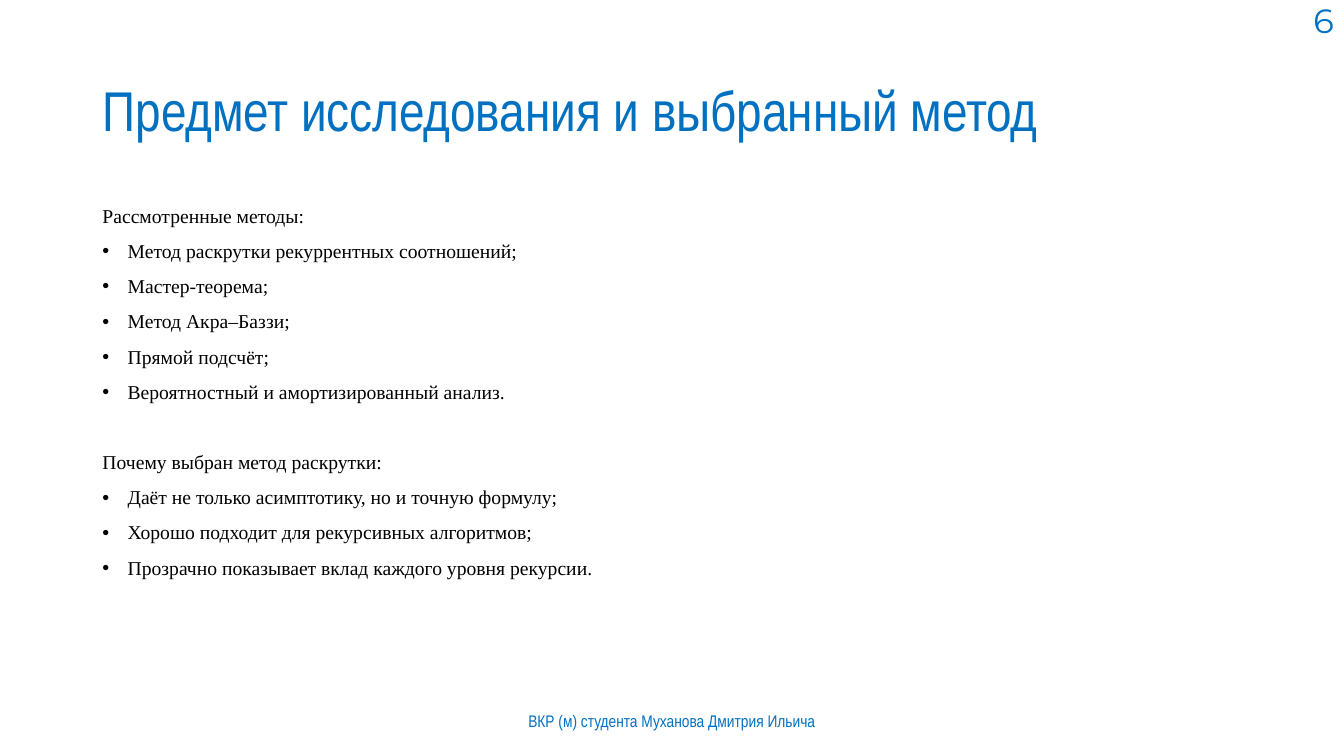
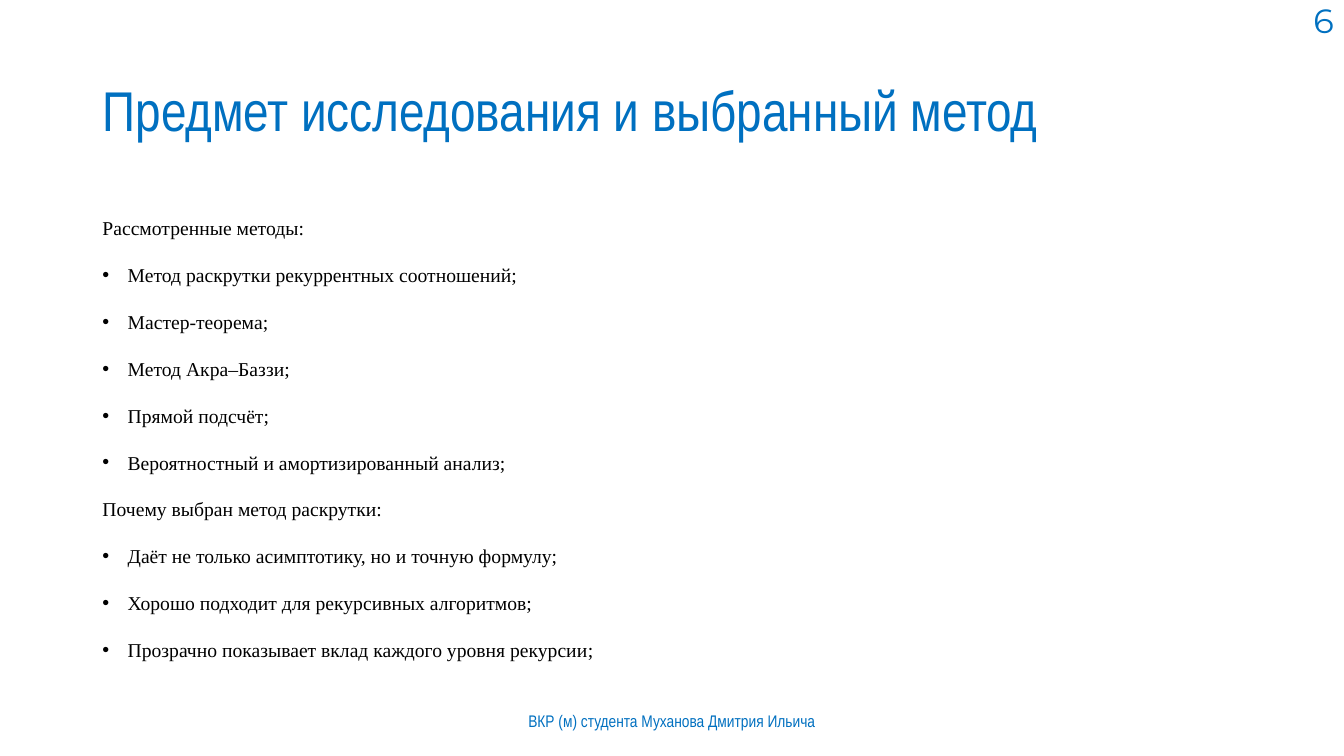
Before and after one commit to mityamuch/Diplom_Batcher, a slide deck: slide 6 of ВКР.pptx. Drawn at 1344x756 pixels with LibreOffice and Linux fonts; fonts in the diff are those of the drawing; background and template pictures are left out. Boxes give left, top, right and bottom in pixels: in the first picture for what was removed or moved away, otherwise in the second. Text is boxed around its words. In the diff, an @@ line names an element or a change of style, - is before the commit and + after.

```diff
--- a/ВКР.pptx
+++ b/ВКР.pptx
@@ text at bbox=[102, 222, 557, 615]: line spacing 0.9 to 1.4 @@
@@ text at bbox=[128, 456, 506, 475]: text changed @@
-• Вероятностный и амортизированный анализ.
+• Вероятностный и амортизированный анализ;
@@ text at bbox=[128, 644, 593, 662]: text changed @@
-• Прозрачно показывает вклад каждого уровня рекурсии.
+• Прозрачно показывает вклад каждого уровня рекурсии;
```
Also in this commit, not shown: 7 other slides changed.
